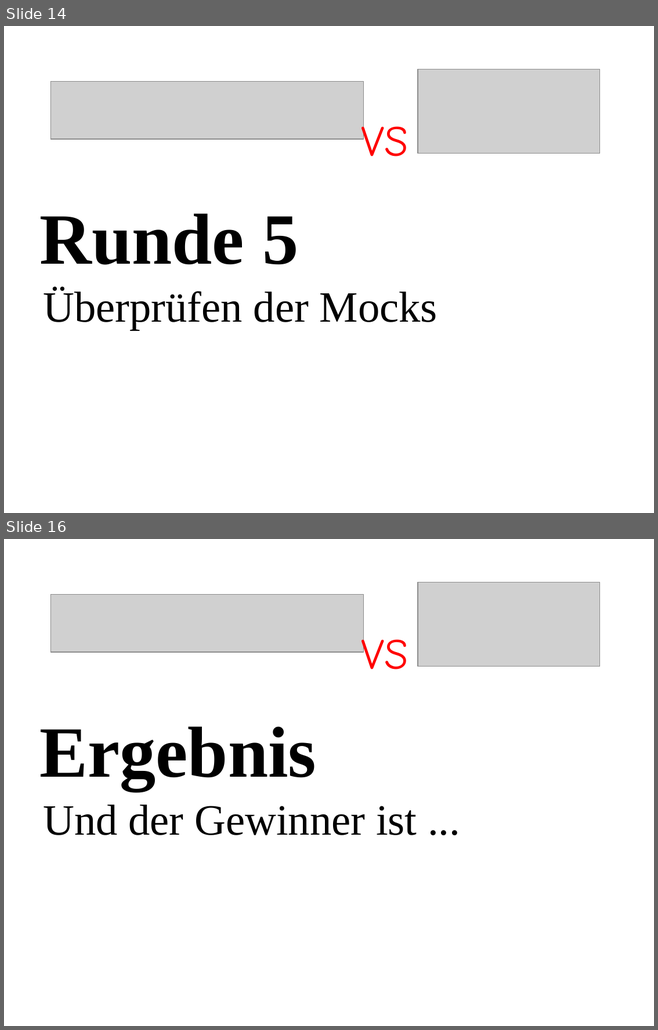
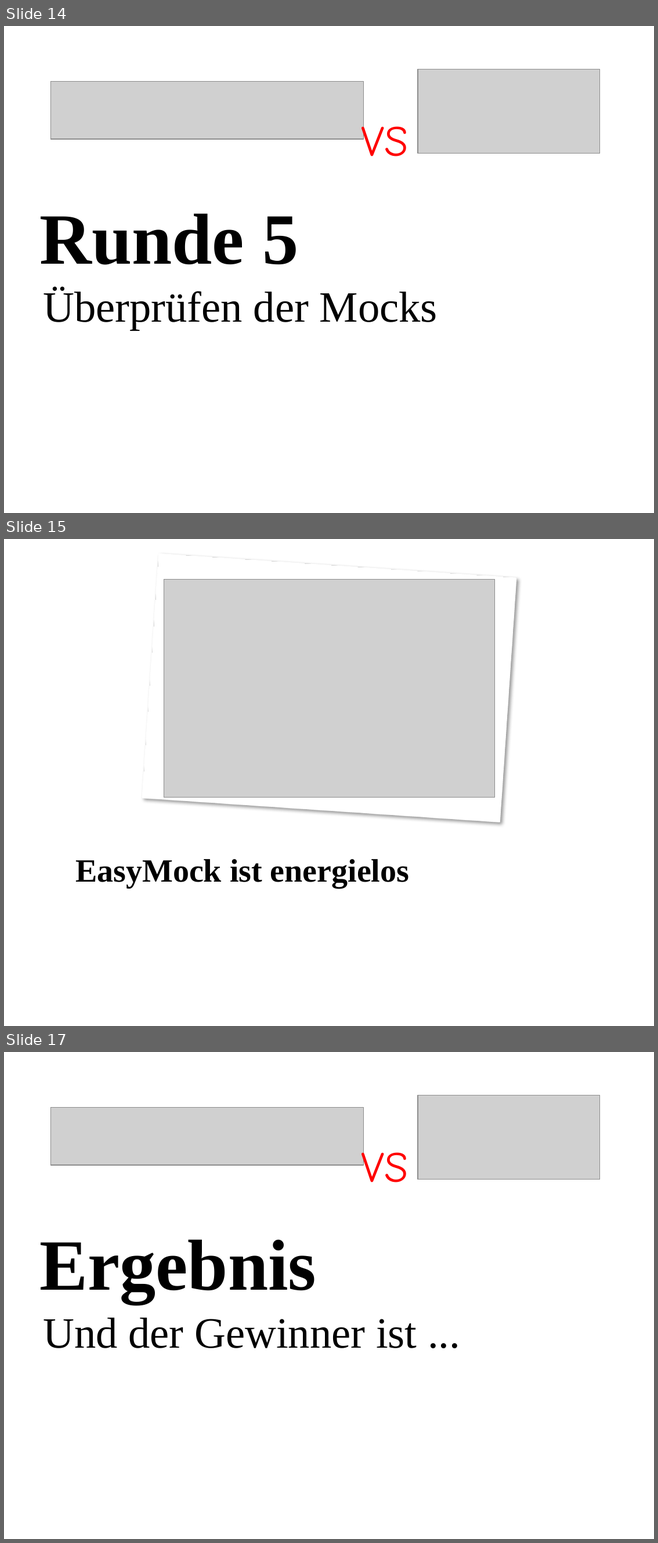
Before and after one commit to dataduke/Mocking, a slide deck: Präsentation.pptx. Shown one above the other, each under a label of ours: slides 14 and 16 before the commit, slides 14, 15 and 17 after it; the slides between them are not shown. The pictures are 658x1030 and 658x1543 pixels, drawn with LibreOffice and Linux fonts; fonts in the diff are those of the drawing; grey boxes stand for pictures; background and template pictures are left out. Boxes give left, top, right and bottom in pixels: in the first picture for what was removed or moved away, otherwise in the second. Text is boxed around its words. In the diff, an @@ line names an element or a change of style, - is before the commit and + after.

```diff
--- a/Präsentation.pptx
+++ b/Präsentation.pptx
@@ slide 15 added at bbox=[4, 539, 654, 1026], background picture (left out) @@
@@ rectangle added at bbox=[142, 553, 516, 821], fill #FFFFFF, outline #FFFFFF 1.5 pt @@
@@ rectangle added at bbox=[142, 553, 516, 823], fill gradient #D9D9D9 to #FFFFFF @@
@@ picture added at bbox=[164, 579, 495, 798] @@
@@ title added at bbox=[75, 859, 409, 888], 36 pt, text #000000, bold @@
+EasyMock ist energielos
@@ what was slide 16 is now slide 17 @@
```
Also in this commit, not shown: 2 other slides added, 2 slides removed, 2 other files.
